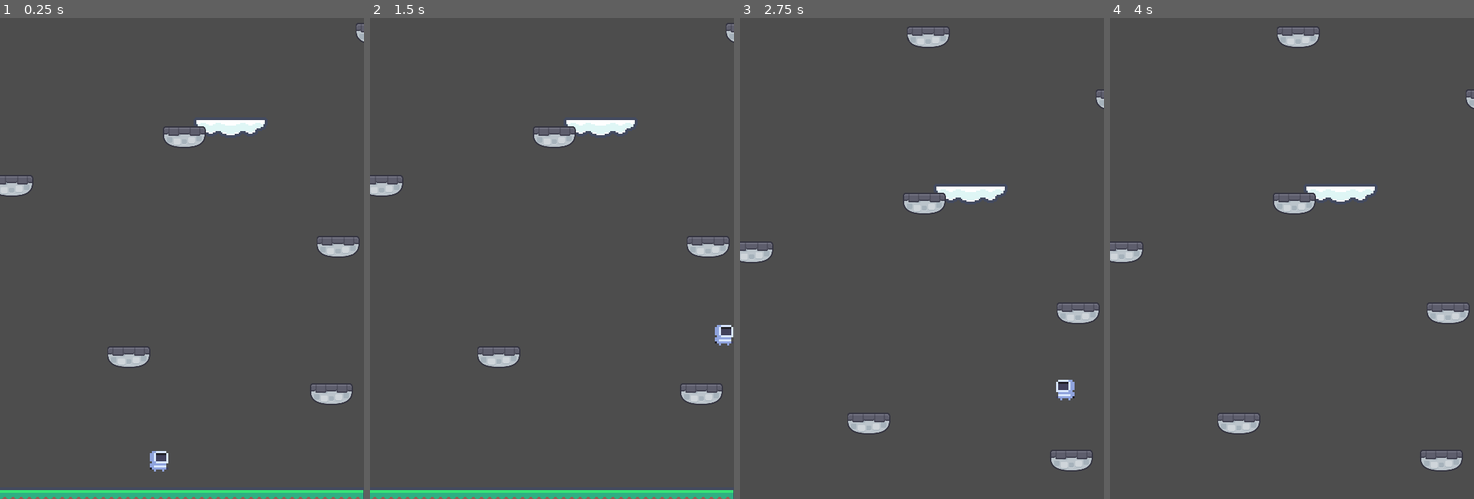
Above: before the commit, frames 1-4 (left to right).
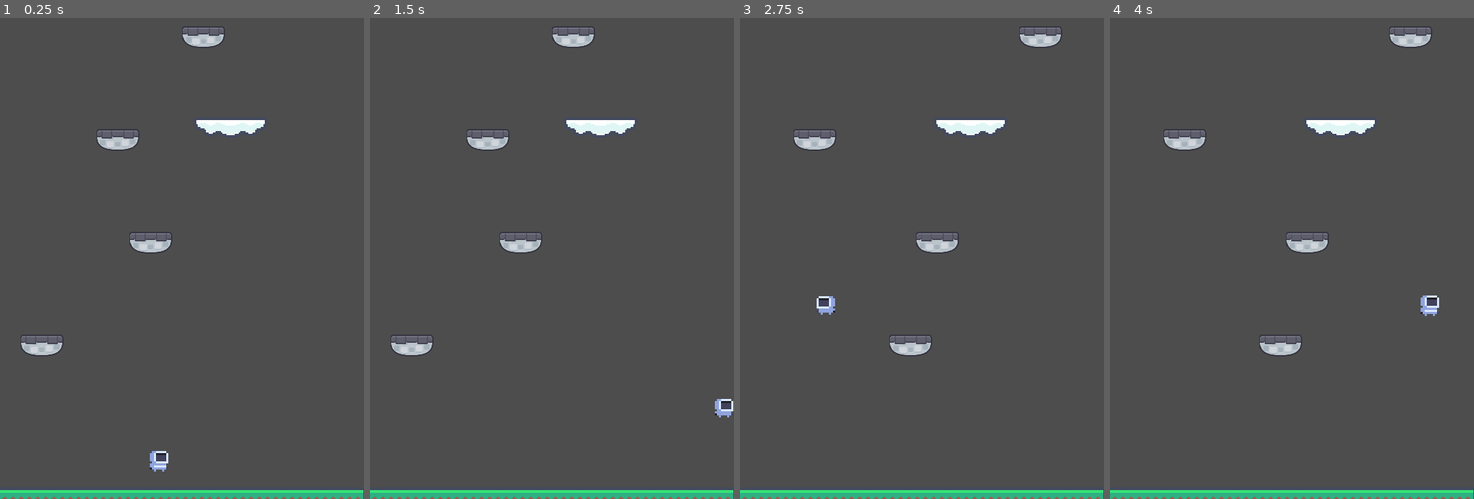
Above: after the commit, the same moments.

Repository: Slime-x/doodle-jump
Game: Godot game, scene res://scenes/game.tscn
Same seed, same stepped clock (60 frames per second), same inputs: the game is played once before the commit and once after it.
Inputs (mouse positions are in pixels of both pictures, inside the frame that each line leads up to):
- Up to frame 1 (0.25 s): no input
- Up to frame 2 (1.5 s): tap Enter at 0.5 s; move the mouse to (632, 234) at 0.52 s; hold D (right) from 0.53 s (still down); tap Alt at 0.6 s; click (632, 234) at 0.67 s; tap Up at 0.77 s; move the mouse to (479, 282) at 1.27 s; tap Shift at 1.35 s
- Up to frame 3 (2.75 s): tap Up at 1.52 s; move the mouse to (958, 152) at 2.02 s; release D (right) at 2.03 s; hold A (left) from 2.03 s (still down); tap Alt at 2.1 s
- Up to frame 4 (4 s): move the mouse to (1273, 354) at 2.77 s; release A (left) at 2.78 s; hold D (right) from 2.78 s (still down); tap Shift at 2.85 s; click (1273, 354) at 2.92 s; tap Up at 3.02, 3.77 s; move the mouse to (1401, 330) at 3.52 s; tap Alt at 3.6 s

The runs differ from the first frame. In frame 1, 3.2% of the frame differs, in the area x 0-100%, y 1-81%; in frame 2, 3.5%; in frame 3, 6.5%, in the area x 0-100%, y 1-100%; in frame 4, 6.4%.

Commit message:
Figuring platform spawnning

Diff:
--- a/scenes/game.tscn
+++ b/scenes/game.tscn
@@ -2,9 +2,9 @@
 
 [ext_resource type="Texture2D" uid="uid://ds8xpdlkfjtc8" path="res://assets/tilemap_packed.png" id="1_yqjtg"]
 [ext_resource type="PackedScene" uid="uid://cs0mukhta4gk4" path="res://scenes/player.tscn" id="2_lnu2h"]
-[ext_resource type="PackedScene" uid="uid://pganb5h0v2y" path="res://scenes/platform_3.tscn" id="3_lnu2h"]
 [ext_resource type="Texture2D" uid="uid://d4k55nsyqpiuf" path="res://assets/spritesheet-tiles-default.png" id="4_lbhrr"]
 [ext_resource type="Script" uid="uid://c0jmcvmfejwj5" path="res://scripts/camera.gd" id="5_iywne"]
+[ext_resource type="Script" uid="uid://4gqkrtv53g8q" path="res://scripts/platform_spawner.gd" id="5_p57ef"]
 
 [sub_resource type="TileSetAtlasSource" id="TileSetAtlasSource_lbhrr"]
 texture = ExtResource("1_yqjtg")
@@ -670,30 +670,6 @@
 [node name="player" parent="." unique_id=1636324681 instance=ExtResource("2_lnu2h")]
 position = Vector2(275, 315)
 
-[node name="platform3" parent="." unique_id=857895639 instance=ExtResource("3_lnu2h")]
-position = Vector2(525, 221)
-
-[node name="platform4" parent="." unique_id=1916863966 instance=ExtResource("3_lnu2h")]
-position = Vector2(229, 167)
-
-[node name="platform5" parent="." unique_id=1667794091 instance=ExtResource("3_lnu2h")]
-position = Vector2(535, 6)
-
-[node name="platform6" parent="." unique_id=2093746457 instance=ExtResource("3_lnu2h")]
-position = Vector2(58, -83)
-
-[node name="platform7" parent="." unique_id=235511640 instance=ExtResource("3_lnu2h")]
-position = Vector2(310, -154)
-
-[node name="platform8" parent="." unique_id=545309946 instance=ExtResource("3_lnu2h")]
-position = Vector2(592, -305)
-
-[node name="platform9" parent="." unique_id=1037998017 instance=ExtResource("3_lnu2h")]
-position = Vector2(316, -397)
-
-[node name="platform10" parent="." unique_id=68875112 instance=ExtResource("3_lnu2h")]
-position = Vector2(80, -455)
-
 [node name="TileMapLayer2" type="TileMapLayer" parent="." unique_id=1214437316]
 tile_set = SubResource("TileSet_mwfs3")
 
@@ -701,3 +677,14 @@
 position = Vector2(307, 26)
 script = ExtResource("5_iywne")
 player = NodePath("../player")
+
+[node name="platform_spawner" type="Node" parent="." unique_id=1591493404]
+script = ExtResource("5_p57ef")
+
+[node name="Timer" type="Timer" parent="platform_spawner" unique_id=1327788645]
+wait_time = 3.0
+autostart = true
+
+[node name="platforms" type="Node" parent="." unique_id=1320457500]
+
+[connection signal="timeout" from="platform_spawner/Timer" to="platform_spawner" method="_on_timer_timeout"]
--- /dev/null
+++ b/scripts/platform_spawner.gd
@@ -0,0 +1,22 @@
+extends Node
+
+@onready var timer: Timer = $Timer
+@onready var camera: Camera2D = $"../Camera2D"
+
+@onready var platform_scene = preload("res://scenes/platform_3.tscn")
+
+func _ready() -> void:
+	var y = 150
+	for i in range(5):
+		var new_platform = platform_scene.instantiate()
+		new_platform.position = Vector2(randi_range(80,530), y)
+		get_parent().get_node("platforms").add_child(new_platform)
+		y -= 150
+func spawn():
+	var new_platform = platform_scene.instantiate()
+	new_platform.position = Vector2(randi_range(80,530), camera.highest_y + 50)
+	get_parent().get_node("platforms").add_child(new_platform)
+
+
+func _on_timer_timeout() -> void:
+	spawn()
Not shown, added: scripts/platform_spawner.gd.uid
